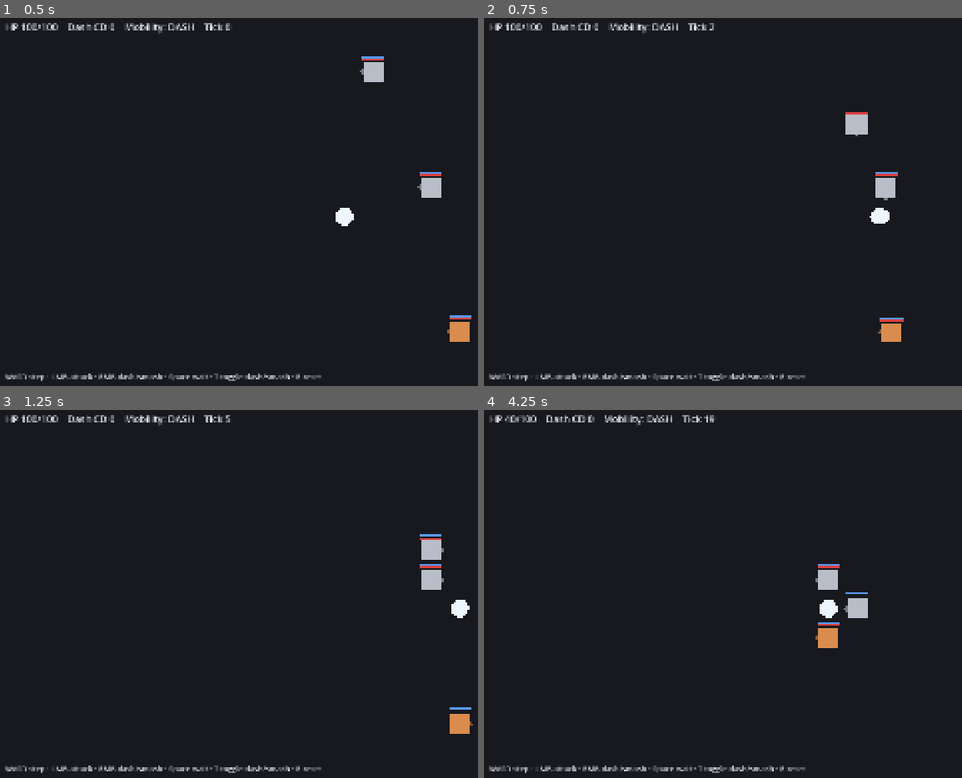
Above: before the commit, frames 1-4 (two rows, left to right).
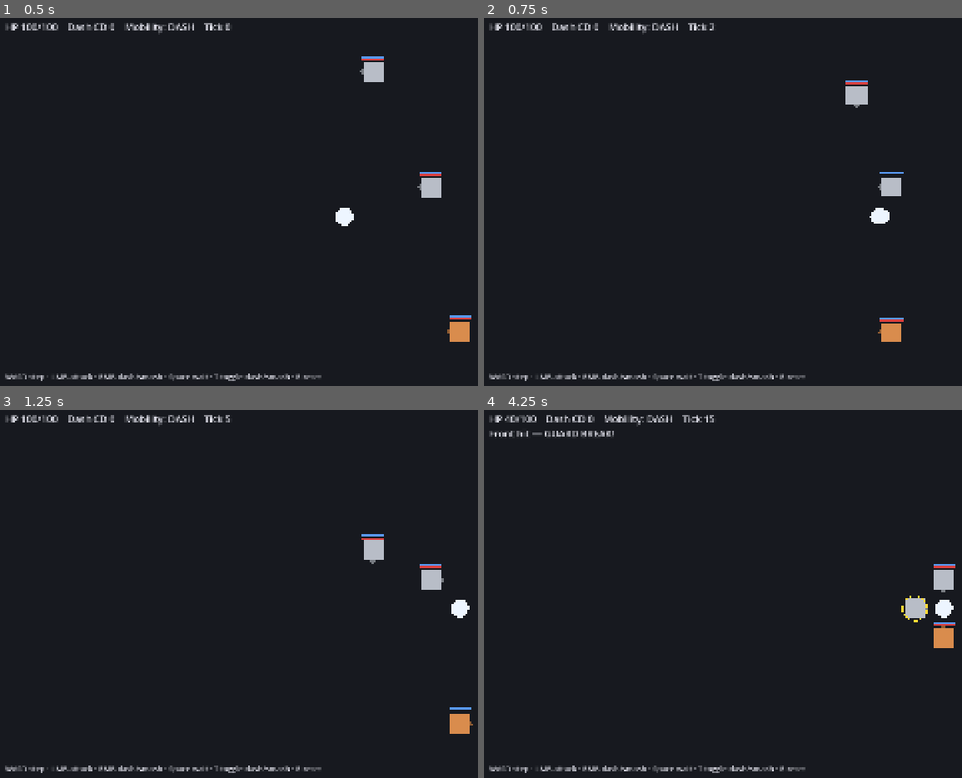
Above: after the commit, the same moments.

Repository: tomchang25/dash-and-slash
Game: Godot game, scene res://game/scenes/prototype/tick_combat/tick_combat_prototype.tscn
The game is run twice, just before and just after one commit, with the same random seed, the same clock (stepped at 60 frames per second) and the same inputs. This scene is started directly instead of the project's main scene.
Inputs (mouse positions are in pixels of both pictures, inside the frame that each line leads up to):
- Up to frame 1 (0.5 s): no input
- Up to frame 2 (0.75 s): tap Enter at 0.5 s; move the mouse to (961, 183) at 0.52 s; press the mouse at (961, 183) at 0.53 s; hold D (move_right) from 0.53 s (still down)
- Up to frame 3 (1.25 s): keep holding D (move_right); tap Space (dash) at 0.8 s
- Up to frame 4 (4.25 s): release D (move_right) at 1.25 s; release the mouse at (961, 575) at 1.25 s; drag from (679, 612) to (780, 667) at 1.27 s; tap Space (dash) at 2, 2.3, 3.5, 3.8 s; move the mouse to (880, 513) at 2.02 s; press the mouse at (880, 513) at 2.03 s; hold D (move_right) 2.03-2.75 s; release the mouse at (880, 513) at 2.75 s; tap Enter at 2.75 s; drag from (780, 667) to (613, 538) at 2.77 s; move the mouse to (outside the picture) at 3.52 s; hold A (move_left) from 3.53 s (still down); hold Shift (sprint) from 3.53 s (still down)

Frame 1 is identical in both runs. In frame 2, 0.8% of the frame differs, in the area x 75-88%, y 16-50%; in frame 3, 0.6%; in frame 4, 2.2%, in the area x 1-99%, y 1-65%.

Commit message:
feat(combat): validate tick combat prototype direction
- Add resolved outcome previews and enemy speed tuning to the tick combat prototype
- Record the grey-box go verdict and fold prototype learnings into the v0.5 design notes
- Promote the tick combat rework plan with phase sketches for the full conversion

Diff:
--- a/game/scenes/prototype/tick_combat/proto_charge_enemy.gd
+++ b/game/scenes/prototype/tick_combat/proto_charge_enemy.gd
@@ -20,6 +20,9 @@
     max_hp = 90.0
     attack_damage = 15.0
     body_color = Color(0.85, 0.55, 0.3)
+    # Stays at baseline deliberately: the charger's threat is bursty and its behavior already carries
+    # pauses (align, turn, two-tick telegraph, two-tick recovery), so slowing it would kill the bait tempo.
+    speed = 100
 
 
 # == Overridden custom methods ==
--- a/game/scenes/prototype/tick_combat/proto_grid_view.gd
+++ b/game/scenes/prototype/tick_combat/proto_grid_view.gd
@@ -13,11 +13,19 @@
 const DANGER_CHARGE_COLOR := Color(1.0, 0.55, 0.0, 0.5)
 const DANGER_ACTIVE_COLOR := Color(0.95, 0.1, 0.0, 0.75)
 # Player-side previews stay in a cyan family, strictly separated from the enemy danger palette.
-const PREVIEW_FILL_COLOR := Color(0.3, 0.9, 1.0, 0.22)
-const PREVIEW_OUTLINE_COLOR := Color(0.3, 0.9, 1.0, 0.9)
+const PREVIEW_FILL_COLOR := Color(0.3, 0.9, 1.0, 0.32)
+const PREVIEW_OUTLINE_COLOR := Color(0.3, 0.9, 1.0, 0.95)
 const PREVIEW_BLOCKED_COLOR := Color(0.55, 0.65, 0.75, 0.15)
 const SWING_FLASH_COLOR := Color(0.5, 0.95, 1.0, 0.55)
 const DENY_FLASH_COLOR := Color(1.0, 1.0, 1.0, 0.85)
+const GHOST_COLOR := Color(0.93, 0.96, 1.0, 0.4)
+const GHOST_RADIUS := 40.0
+const OUTCOME_LABEL_COLORS: Array[Color] = [
+    Color(0.55, 0.85, 0.95, 0.75),
+    Color(0.3, 0.95, 1.0, 1.0),
+    Color(1.0, 1.0, 1.0, 1.0),
+]
+const OUTCOME_FONT_SIZE := 30
 const FLASH_SEC := 0.2
 const COUNTDOWN_FONT_SIZE := 52
 
@@ -137,14 +145,14 @@
 
 func _draw_preview() -> void:
     if _preview.has("aim_cell"):
-        draw_rect(_cell_rect(_preview["aim_cell"], 0.8), PREVIEW_OUTLINE_COLOR, false, 3.0)
+        draw_rect(_cell_rect(_preview["aim_cell"], 0.8), PREVIEW_OUTLINE_COLOR, false, 4.0)
 
     if _preview.has("dash_path"):
         var fill := PREVIEW_FILL_COLOR if bool(_preview.get("dash_legal", false)) else PREVIEW_BLOCKED_COLOR
         for path_cell: Vector2i in _preview["dash_path"]:
-            draw_rect(_cell_rect(path_cell, 0.62), fill)
+            draw_rect(_cell_rect(path_cell, 0.7), fill)
         if _preview.has("dash_landing"):
-            draw_rect(_cell_rect(_preview["dash_landing"], 0.72), PREVIEW_OUTLINE_COLOR, false, 4.0)
+            draw_rect(_cell_rect(_preview["dash_landing"], 0.72), PREVIEW_OUTLINE_COLOR, false, 5.0)
 
     if _preview.has("smash_center"):
         var fill := PREVIEW_FILL_COLOR if bool(_preview.get("smash_legal", false)) else PREVIEW_BLOCKED_COLOR
@@ -152,6 +160,12 @@
 
     if _preview.has("smash_armed_center"):
         _draw_smash_area(_preview["smash_armed_center"], Color(PREVIEW_FILL_COLOR, 0.45), true)
+
+    if _preview.has("ghost_cell"):
+        _draw_ghost(_preview["ghost_cell"])
+
+    if _preview.has("outcomes"):
+        _draw_outcomes(_preview["outcomes"])
 
 
 func _draw_flashes() -> void:
@@ -163,6 +177,26 @@
                 draw_rect(_cell_rect(flash_cell, 0.85), color, false, 5.0)
             else:
                 draw_rect(_cell_rect(flash_cell, 0.85), color)
+
+
+## Draws a translucent copy of the player body at the committed landing cell.
+func _draw_ghost(target_cell: Vector2i) -> void:
+    var center := to_local(grid.cell_center(target_cell))
+    draw_circle(center, GHOST_RADIUS, GHOST_COLOR)
+    draw_arc(center, GHOST_RADIUS + 4.0, 0.0, TAU, 32, PREVIEW_OUTLINE_COLOR, 2.0)
+
+
+## Draws each predicted-hit badge: a bracket on the victim's cell plus an angle/result label above it.
+func _draw_outcomes(outcomes: Array) -> void:
+    var font := ThemeDB.fallback_font
+    for outcome: Dictionary in outcomes:
+        var target_cell: Vector2i = outcome["cell"]
+        var tier: int = clampi(outcome["tier"], 0, OUTCOME_LABEL_COLORS.size() - 1)
+        var color := OUTCOME_LABEL_COLORS[tier]
+        draw_rect(_cell_rect(target_cell, 0.86), color, false, 2.0 + float(tier) * 1.5)
+        var center := to_local(grid.cell_center(target_cell))
+        var text_pos := center + Vector2(-grid.tile_size, -grid.tile_size * 0.62)
+        draw_string(font, text_pos, String(outcome["label"]), HORIZONTAL_ALIGNMENT_CENTER, grid.tile_size * 2.0, OUTCOME_FONT_SIZE, color)
 
 
 func _draw_smash_area(center: Vector2i, fill: Color, armed: bool) -> void:
--- a/game/scenes/prototype/tick_combat/proto_melee_enemy.gd
+++ b/game/scenes/prototype/tick_combat/proto_melee_enemy.gd
@@ -17,6 +17,9 @@
     max_hp = 60.0
     attack_damage = 10.0
     body_color = Color(0.72, 0.74, 0.78)
+    # First-playtest tuning: 75 = three actions per four world ticks, so flat running leaks pursuit
+    # distance and flanking windows open naturally instead of the chase locking on forever.
+    speed = 75
 
 
 # == Overridden custom methods ==
--- a/game/scenes/prototype/tick_combat/proto_tick_enemy.gd
+++ b/game/scenes/prototype/tick_combat/proto_tick_enemy.gd
@@ -88,11 +88,14 @@
     queue_redraw()
 
 
-## Applies one player hit from the given origin cell and returns a result dictionary
-## with keys angle, guard_broken, killed, and hp_damage.
-func take_hit(attacker_cell: Vector2i, base_damage: float, is_dash: bool) -> Dictionary:
+## Predicts one player hit without mutating any state; the preview layer and take_hit() share this
+## math so the displayed outcome can never disagree with the resolved one.
+## Returns keys angle, staggered, guard_damage, guard_broken, killed, and hp_damage.
+func predict_hit(attacker_cell: Vector2i, base_damage: float, is_dash: bool) -> Dictionary:
     var result := {
         "angle": ProtoCombatRules.HitAngle.SIDE,
+        "staggered": false,
+        "guard_damage": 0,
         "guard_broken": false,
         "killed": false,
         "hp_damage": 0.0,
@@ -102,19 +105,32 @@
 
     if _stagger_ticks > 0 or _guard <= 0:
         var multiplier := ProtoCombatRules.STAGGER_DASH_MULTIPLIER if is_dash else ProtoCombatRules.STAGGER_ATTACK_MULTIPLIER
+        result["staggered"] = true
         result["hp_damage"] = base_damage * multiplier
     else:
         var angle := ProtoCombatRules.resolve_angle(attacker_cell, cell, facing)
         result["angle"] = angle
-        _guard = maxi(_guard - ProtoCombatRules.guard_damage_for(angle, max_guard), 0)
+        result["guard_damage"] = ProtoCombatRules.guard_damage_for(angle, max_guard)
+        result["guard_broken"] = _guard - int(result["guard_damage"]) <= 0
         result["hp_damage"] = base_damage * ProtoCombatRules.hp_bypass_for(angle)
-        if _guard <= 0:
-            result["guard_broken"] = true
+
+    result["killed"] = _hp - float(result["hp_damage"]) <= 0.0
+    return result
+
+
+## Applies one player hit from the given origin cell and returns the same result dictionary as predict_hit().
+func take_hit(attacker_cell: Vector2i, base_damage: float, is_dash: bool) -> Dictionary:
+    var result := predict_hit(attacker_cell, base_damage, is_dash)
+    if not is_alive():
+        return result
+
+    if not bool(result["staggered"]):
+        _guard = maxi(_guard - int(result["guard_damage"]), 0)
+        if bool(result["guard_broken"]):
             _stagger_ticks = STAGGER_TICKS
             _cancel_pending_attack()
 
-    _hp = maxf(_hp - result["hp_damage"], 0.0)
-    result["killed"] = _hp <= 0.0
+    _hp = maxf(_hp - float(result["hp_damage"]), 0.0)
     queue_redraw()
     return result
 
--- a/game/scenes/prototype/tick_combat/tick_combat_prototype.gd
+++ b/game/scenes/prototype/tick_combat/tick_combat_prototype.gd
@@ -451,8 +451,15 @@
 
 
 ## Recomputes the free aiming previews every frame; aiming never consumes a tick.
+## Previews carry resolved outcomes (landing ghost, per-victim angle/result badges) computed by the
+## same predict_hit math that resolves the commit, so the display can never lie.
 func _update_preview() -> void:
+    var outcomes := { }
     var preview := { "aim_cell": _player.cell + _aim_direction() }
+    var aim_enemy := _enemy_at(preview["aim_cell"])
+    if aim_enemy != null:
+        outcomes[aim_enemy.cell] = _outcome_entry(aim_enemy, _player.cell, PLAYER_ATTACK_DAMAGE, false)
+
     if _mobility_mode == MobilityMode.DASH:
         if _player.dash_cooldown <= 0:
             var plan := _compute_dash_plan()
@@ -460,13 +467,50 @@
             preview["dash_legal"] = plan["legal"]
             if bool(plan["legal"]):
                 preview["dash_landing"] = plan["landing"]
+                preview["ghost_cell"] = plan["landing"]
+                var dir: Vector2i = plan["dir"]
+                for victim: ProtoTickEnemy in plan["victims"]:
+                    outcomes[victim.cell] = _outcome_entry(victim, victim.cell - dir, PLAYER_DASH_DAMAGE, true)
     elif _player.is_smash_armed():
         preview["smash_armed_center"] = _player.smash_target
+        preview["ghost_cell"] = _player.smash_target
+        _collect_smash_outcomes(_player.smash_target, outcomes)
     else:
         var target := _clamped_smash_target()
         preview["smash_center"] = target
         preview["smash_legal"] = _is_cell_open_for_player(target)
+        if bool(preview["smash_legal"]):
+            preview["ghost_cell"] = target
+            _collect_smash_outcomes(target, outcomes)
+
+    if not outcomes.is_empty():
+        preview["outcomes"] = outcomes.values()
     _view.set_preview(preview)
+
+
+## Predicts one hit for the preview and condenses it into a display entry: cell, label, and intensity tier.
+func _outcome_entry(enemy: ProtoTickEnemy, origin_cell: Vector2i, damage: float, is_dash: bool) -> Dictionary:
+    var result := enemy.predict_hit(origin_cell, damage, is_dash)
+    var label := ""
+    var tier := 0
+    if bool(result["killed"]):
+        label = "KILL"
+        tier = 2
+    elif bool(result["staggered"]):
+        label = "BURST"
+        tier = 1
+    elif bool(result["guard_broken"]):
+        label = "%s BREAK" % _angle_name(result["angle"]).to_upper()
+        tier = 1
+    else:
+        label = _angle_name(result["angle"]).to_upper()
+    return { "cell": enemy.cell, "label": label, "tier": tier }
+
+
+func _collect_smash_outcomes(center: Vector2i, outcomes: Dictionary) -> void:
+    for enemy in _enemies:
+        if enemy.is_alive() and _chebyshev(enemy.cell - center) <= 1:
+            outcomes[enemy.cell] = _outcome_entry(enemy, center, PLAYER_SMASH_DAMAGE, true)
 
 
 func _refresh_hud() -> void:
Not shown, changed: CHANGELOG.md
Not shown, changed: TODO.md
Not shown, changed: dash_and_slash_gdd_v0_5.md
Not shown, added: dev/docs/archived/tick_combat_prototype.md
Not shown, changed: dev/docs/plans/tick_combat_rework.md
Not shown, added: dev/docs/plans/tick_combat_rework_01_tick_core.sketch.md
Not shown, added: dev/docs/plans/tick_combat_rework_02_enemy_tick_conversion.sketch.md
Not shown, added: dev/docs/plans/tick_combat_rework_03_mobility_slot_previews.sketch.md
Not shown, added: dev/docs/plans/tick_combat_rework_04_windup_and_majors.sketch.md
Not shown, added: dev/docs/plans/tick_combat_rework_05_speed_stats.sketch.md
Not shown, added: dev/docs/plans/tick_combat_rework_06_run_loop_recalibration.sketch.md
Not shown, added: dev/docs/plans/tick_combat_rework_07_cutover_closeout.sketch.md
